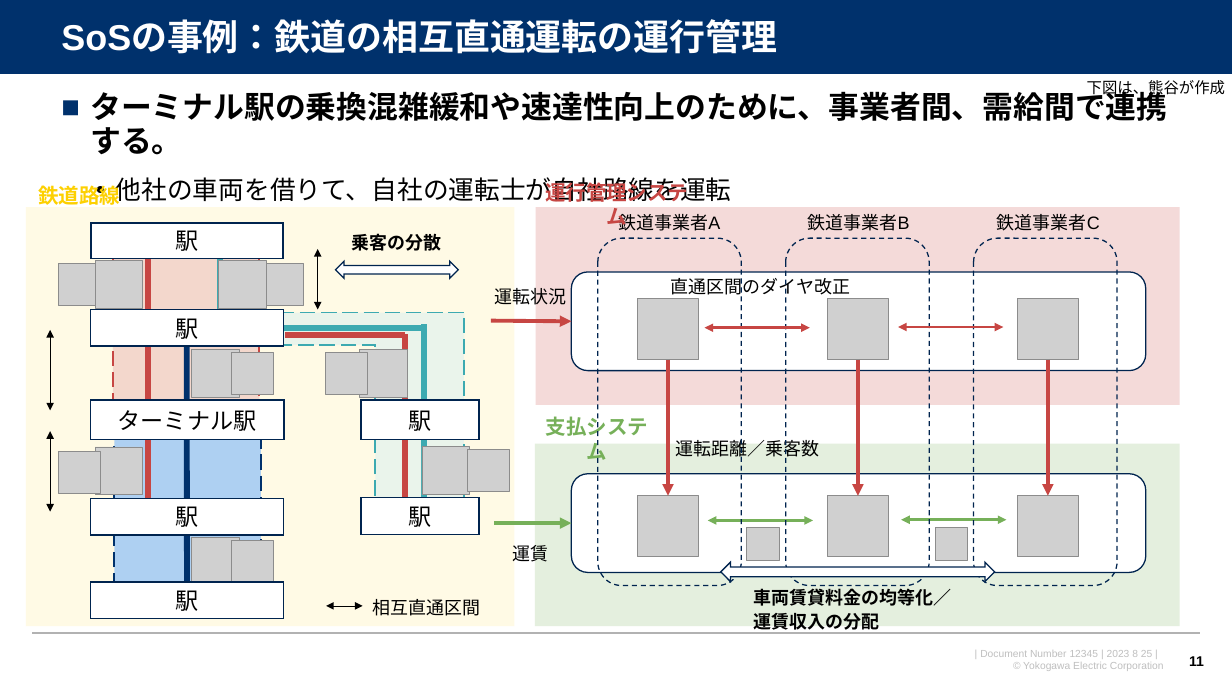
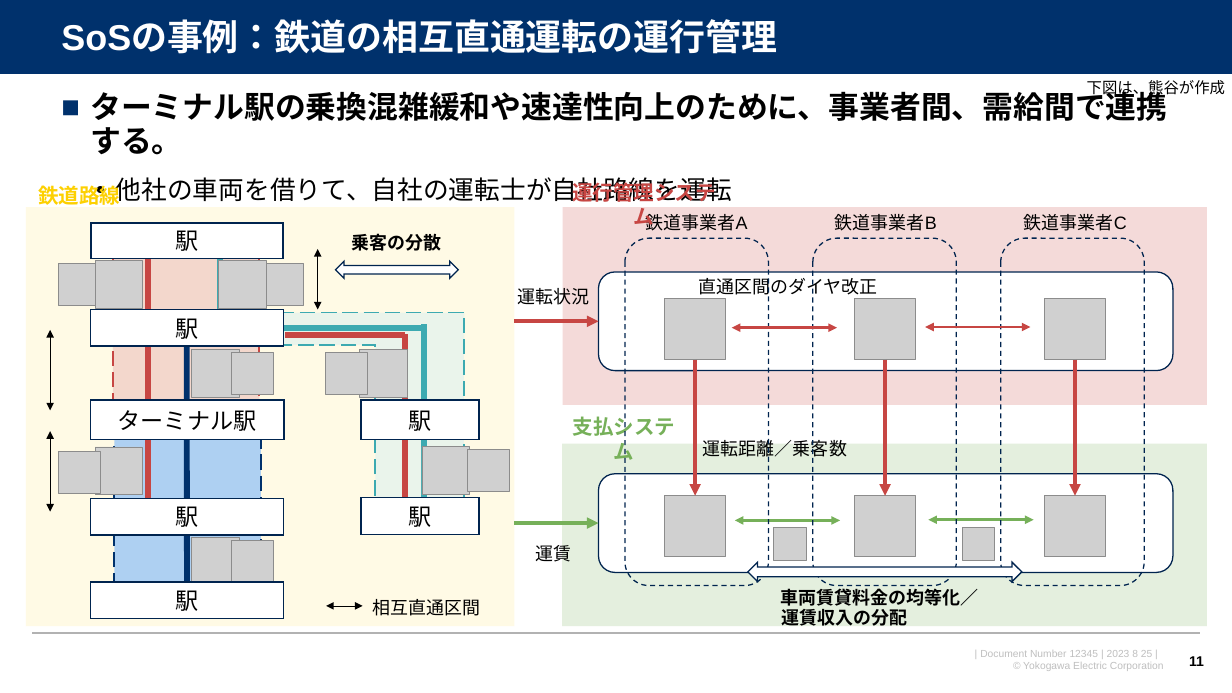
Before and after one commit to watarukumagai-git/opt, a slide deck: slide 11 of SoS/230825_SoS分科会第6回進め方のご相談_rev.0.pptx. Drawn at 1232x693 pixels with LibreOffice and Linux fonts; fonts in the diff are those of the drawing; grey boxes stand for pictures; background and template pictures are left out. Boxes give left, top, right and bottom in pixels: in the first picture for what was removed or moved away, otherwise in the second. Text is boxed around its words. In the diff, an @@ line names an element or a change of style, - is before the commit and + after.

```diff
--- a/SoS/230825_SoS分科会第6回進め方のご相談_rev.0.pptx
+++ b/SoS/230825_SoS分科会第6回進め方のご相談_rev.0.pptx
@@ arrow moved from (491, 321) - (571, 322) to (515, 322) - (599, 322) @@
@@ 9 texts, 6 pictures, 3 double arrows, 3 rounded rectangles, 3 arrows, 2 rectangles, 1 left right arrow: place and size @@
-9 texts, 6 pictures, 3 double arrows, 3 rounded rectangles, 3 arrows, 2 rectangles, 1 left right arrow at box(494, 179, 1180, 627)
+9 texts, 6 pictures, 3 double arrows, 3 rounded rectangles, 3 arrows, 2 rectangles, 1 left right arrow at box(517, 179, 1207, 627)
@@ arrow moved from (494, 523) - (571, 523) to (515, 523) - (599, 523) @@
@@ picture removed at box(747, 528, 779, 560) @@
@@ picture added at box(774, 528, 806, 560) @@
@@ 2 rounded rectangles, 1 text, 1 double arrow: place and size @@
-2 rounded rectangles, 1 text, 1 double arrow at box(571, 272, 1146, 573)
+2 rounded rectangles, 1 text, 1 double arrow at box(599, 272, 1174, 573)
@@ picture removed at box(935, 528, 968, 560) @@
@@ picture added at box(962, 528, 994, 560) @@
@@ text "運賃収入の分配": place and size @@
-text "運賃収入の分配" at box(753, 613, 879, 633)
+text "運賃収入の分配" at box(781, 609, 907, 626)
```
Also in this commit, not shown: 1 slide added.
